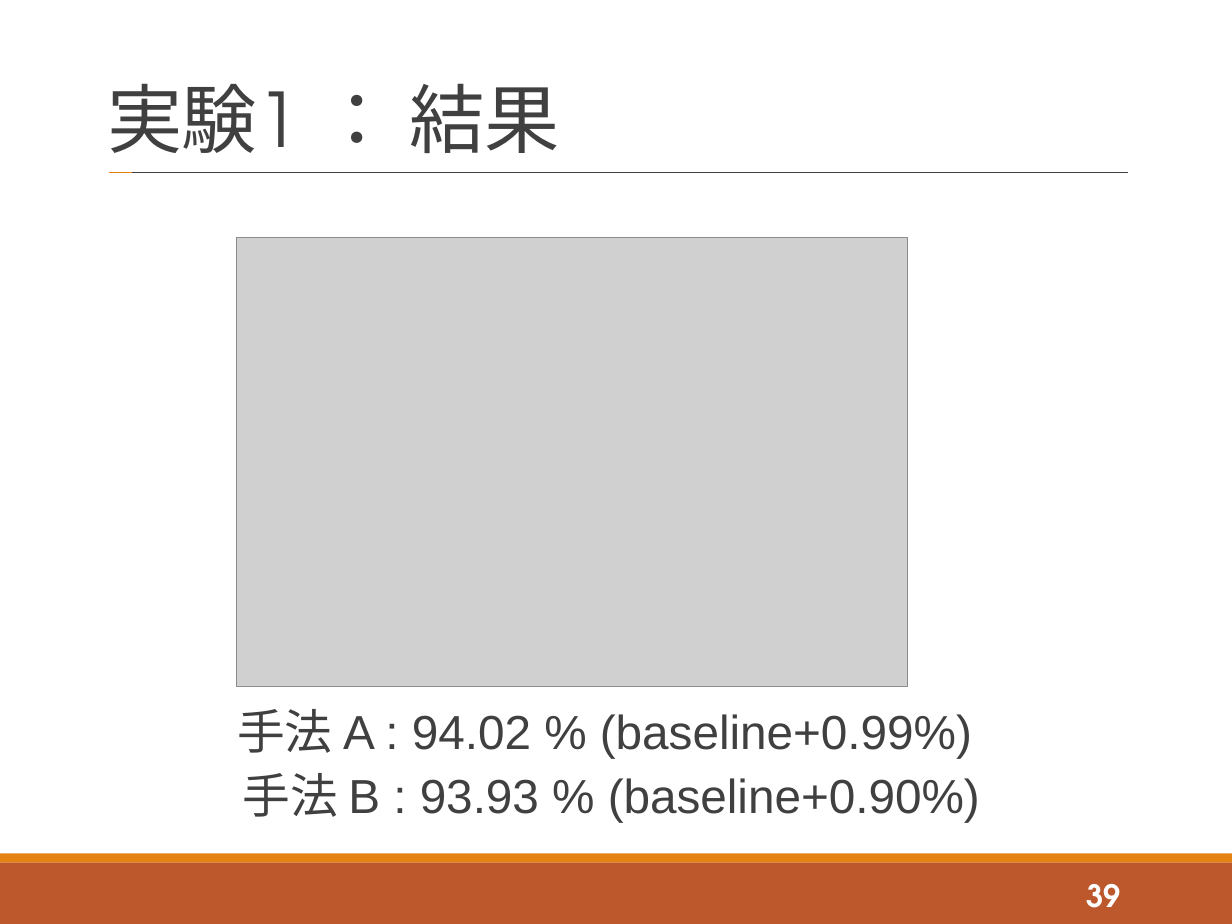
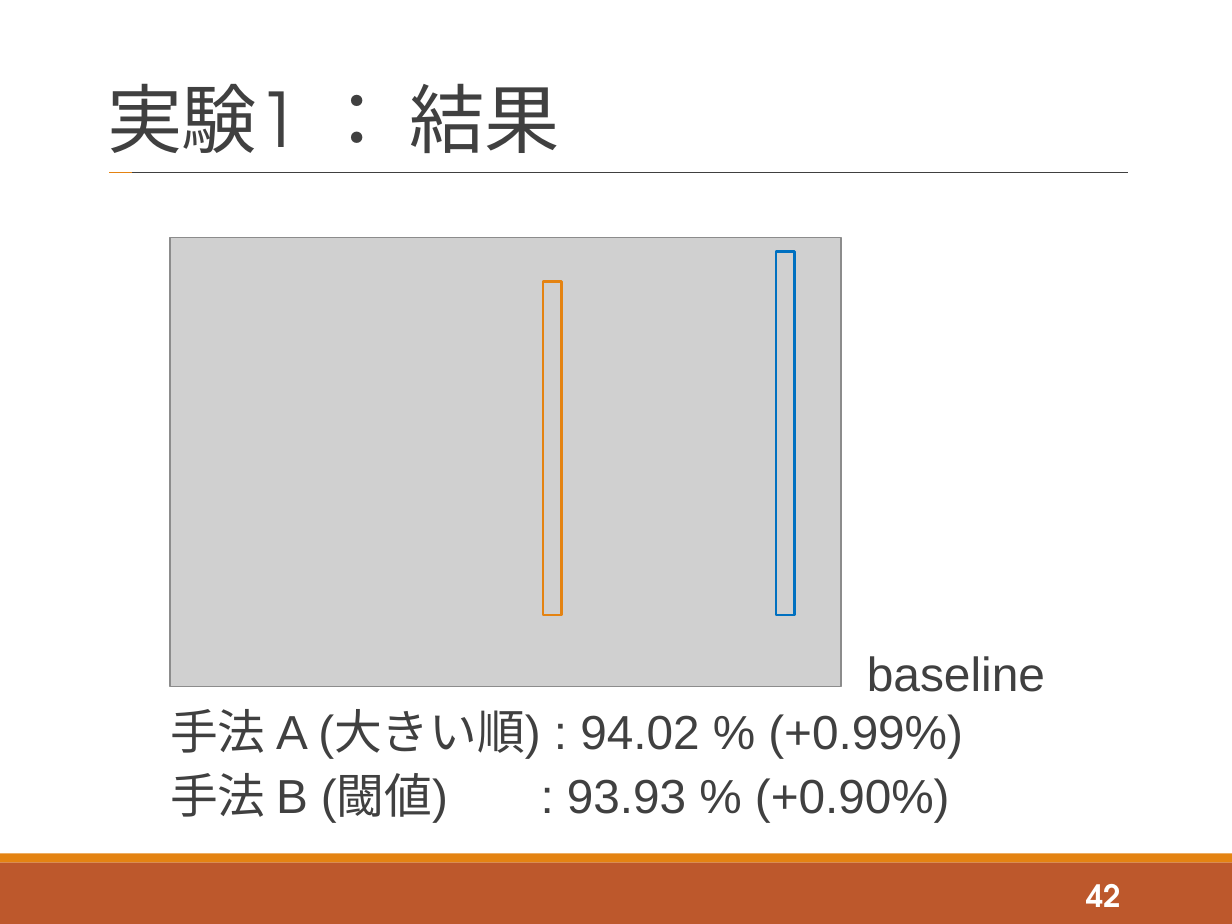
Before and after one commit to tatsuya-sugiyama/WeeklyReport, a slide deck: slide 42 of report/2020後期/2020_2nd_sugiyama.pptx (slide 39 before the commit). Drawn at 1232x924 pixels with LibreOffice and Linux fonts; fonts in the diff are those of the drawing; grey boxes stand for pictures. Boxes give left, top, right and bottom in pixels: in the first picture for what was removed or moved away, otherwise in the second. Text is boxed around its words. In the diff, an @@ line names an element or a change of style, - is before the commit and + after.

```diff
--- a/report/2020後期/2020_2nd_sugiyama.pptx
+++ b/report/2020後期/2020_2nd_sugiyama.pptx
@@ picture: place and size @@
-picture at [237,238,908,686]
+picture at [170,238,841,686]
@@ rectangle added at [776,251,795,615], outline #0070C0 1.5 pt @@
@@ rectangle added at [543,281,562,615], outline #E48312 1.5 pt @@
@@ text added at [867,656,1045,692], 28 pt, text #404040 @@
+baseline
@@ text at [170,709,963,822]: text changed @@
-手法 A : 94.02 % (baseline+0.99%)
-手法 B : 93.93 % (baseline+0.90%)
+手法 A (大きい順) : 94.02 % (+0.99%)
+手法 B (閾値) : 93.93 % (+0.90%)
@@ page number at [1086,884,1120,907]: text changed @@
-39
+42
```
Also in this commit, not shown: 14 other slides changed, 7 slides added, 2 slides removed.
